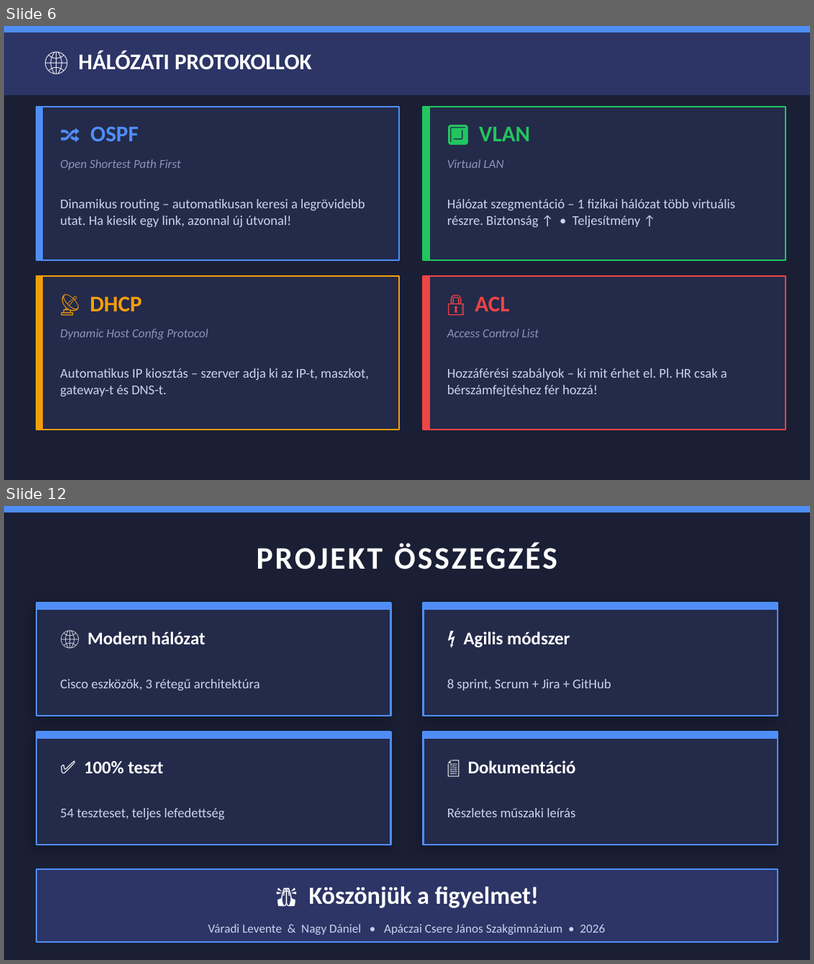
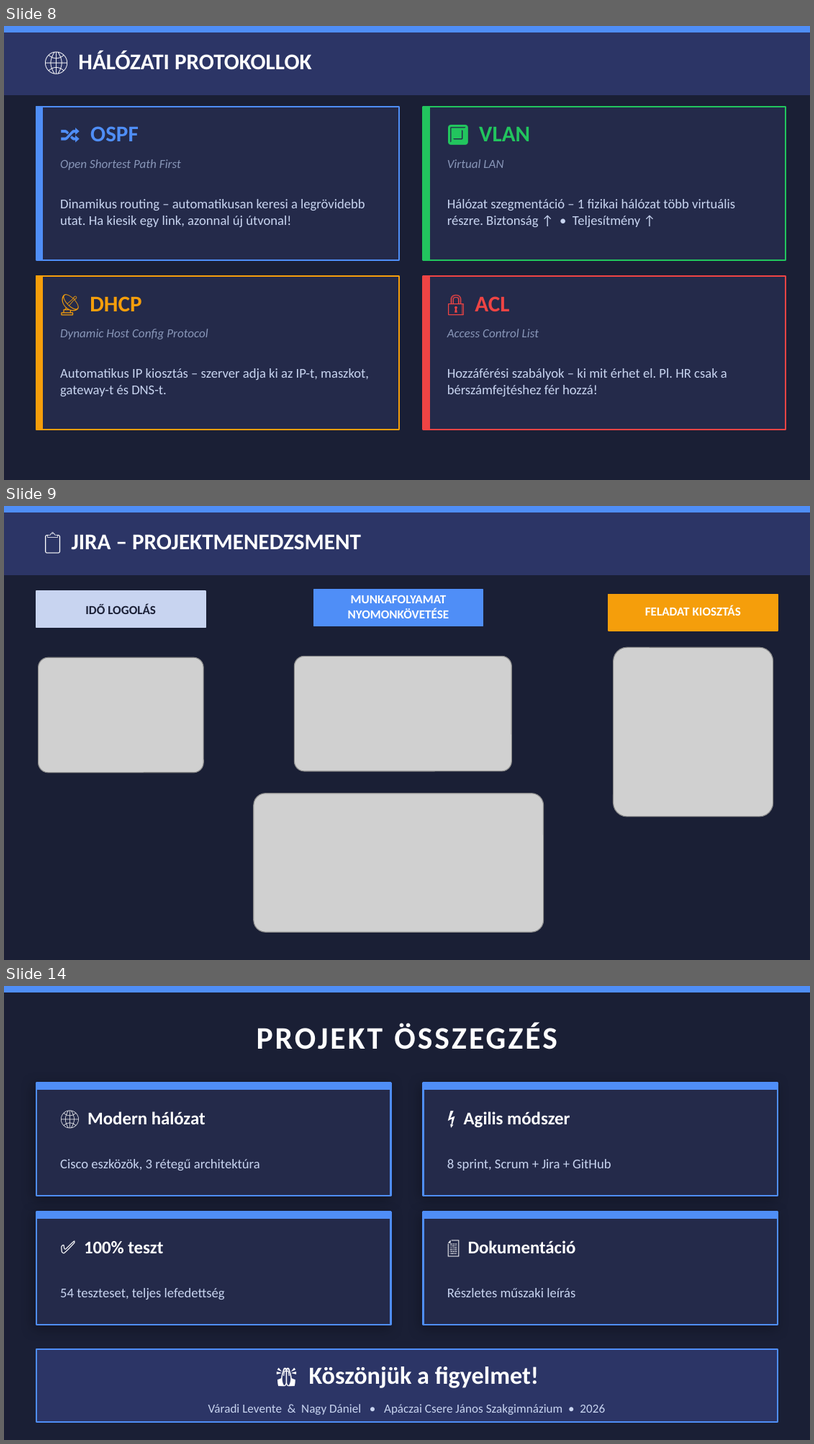
Before and after one commit to nagydrandom-debug/Projekt, a slide deck: Bithalo magyar ppt.pptx. Shown one above the other, each under a label of ours: slides 6 and 12 before the commit, slides 8, 9 and 14 after it; the slides between them are not shown. The pictures are 814x964 and 814x1444 pixels, drawn with LibreOffice and Linux fonts; fonts in the diff are those of the drawing; grey boxes stand for pictures. Boxes give left, top, right and bottom in pixels: in the first picture for what was removed or moved away, otherwise in the second. Text is boxed around its words. In the diff, an @@ line names an element or a change of style, - is before the commit and + after.

```diff
--- a/Bithalo magyar ppt.pptx
+++ b/Bithalo magyar ppt.pptx
@@ slide 9 added at (4,506,810,960), background #1A1F35 @@
@@ rectangle added at (4,506,810,574), fill #2C3566, outline #2C3566 1 pt @@
@@ rectangle added at (4,506,810,512), fill #4F8EF7, outline #4F8EF7 1 pt @@
@@ text added at (72,534,361,550), 20 pt, text #FFFFFF, bold @@
+📋 JIRA – PROJEKTMENEDZSMENT
@@ rectangle added at (36,591,206,627), fill #C8D4F0, outline #C8D4F0 1 pt @@
@@ rectangle added at (314,589,483,626), fill #4F8EF7, outline #4F8EF7 1 pt @@
@@ text added at (85,604,156,614), 11 pt, text #1A1F35, bold @@
+IDŐ LOGOLÁS
@@ text added at (348,595,450,618), 11 pt, text #FFFFFF, bold @@
+MUNKAFOLYAMAT NYOMONKÖVETÉSE
@@ rectangle added at (609,594,778,630), fill #F59E0B, outline #F59E0B 1 pt @@
@@ text added at (646,605,741,615), 11 pt, text #FFFFFF, bold @@
+FELADAT KIOSZTÁS
@@ picture added at (294,656,512,771) @@
@@ picture added at (614,647,773,816) @@
@@ picture added at (38,658,203,773) @@
@@ picture added at (254,793,544,932) @@
@@ what was slide 6 is now slide 8 @@
@@ what was slide 12 is now slide 14 @@
```
Also in this commit, not shown: 7 slides changed, 2 other slides added, 1 slide removed, 7 other files.
